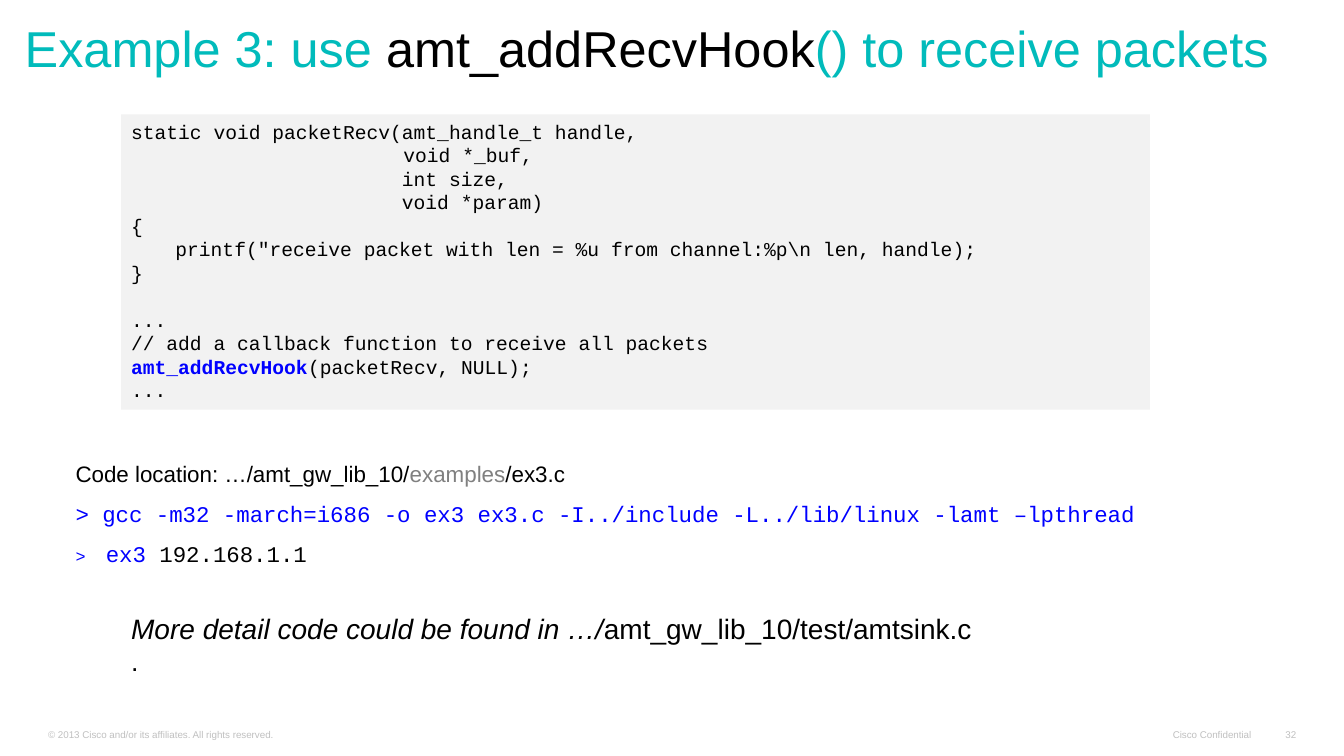
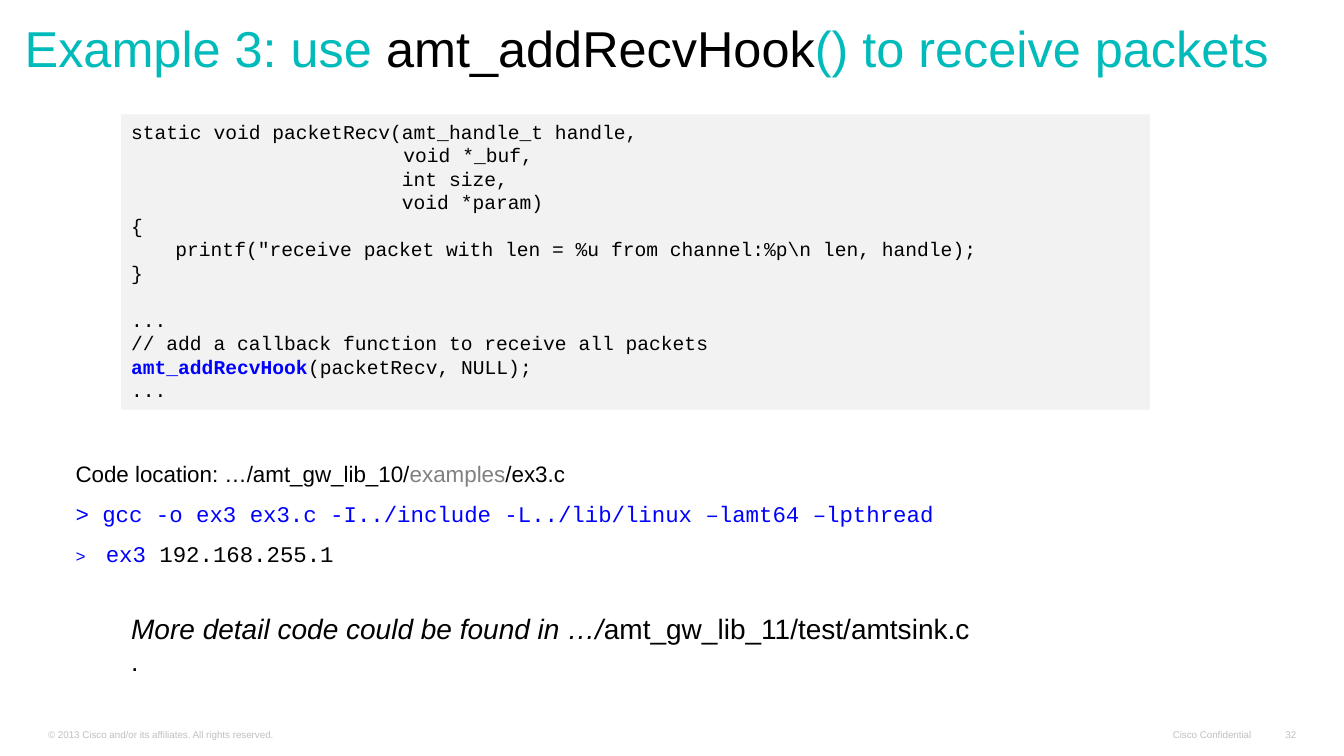
Before and after one commit to cisco/SSMAMTtools, a slide deck: slide 32 of docs/amt-gw-lib-v5.1.pptx. Drawn at 1344x756 pixels with LibreOffice and Linux fonts; fonts in the diff are those of the drawing; background and template pictures are left out. Boxes give left, top, right and bottom in pixels: in the first picture for what was removed or moved away, otherwise in the second. Text is boxed around its words. In the diff, an @@ line names an element or a change of style, - is before the commit and + after.

```diff
--- a/docs/amt-gw-lib-v5.1.pptx
+++ b/docs/amt-gw-lib-v5.1.pptx
@@ text at [76, 465, 934, 563]: text changed @@
-Code location: …/amt_gw_lib_10/examples/ex3.c
-> gcc -m32 -march=i686 -o ex3 ex3.c -I../include -L../lib/linux -lamt –lpthread
-> ex3 192.168.1.1
+Code location: …/amt_gw_lib_10/examples/ex3.c
+> gcc -o ex3 ex3.c -I../include -L../lib/linux –lamt64 –lpthread
+> ex3 192.168.255.1
@@ text at [131, 618, 969, 644]: text changed @@
-More detail code could be found in …/amt_gw_lib_10/test/amtsink.c
+More detail code could be found in …/amt_gw_lib_11/test/amtsink.c
```
Also in this commit, not shown: 10 other slides changed, 17 other files.
